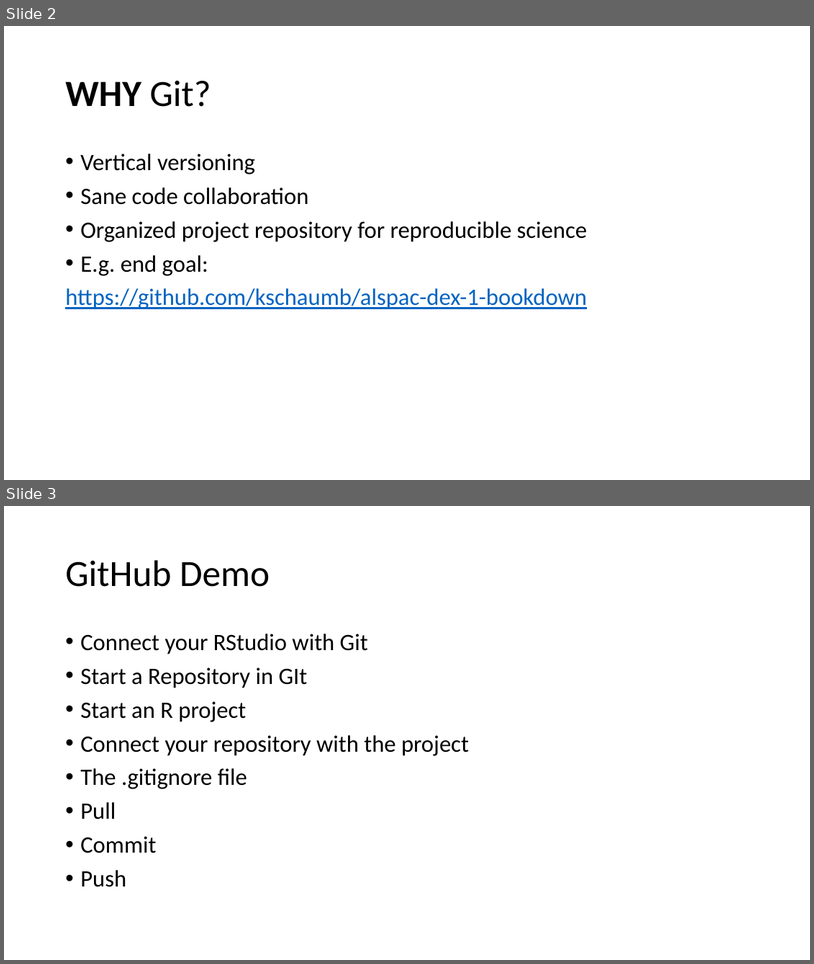
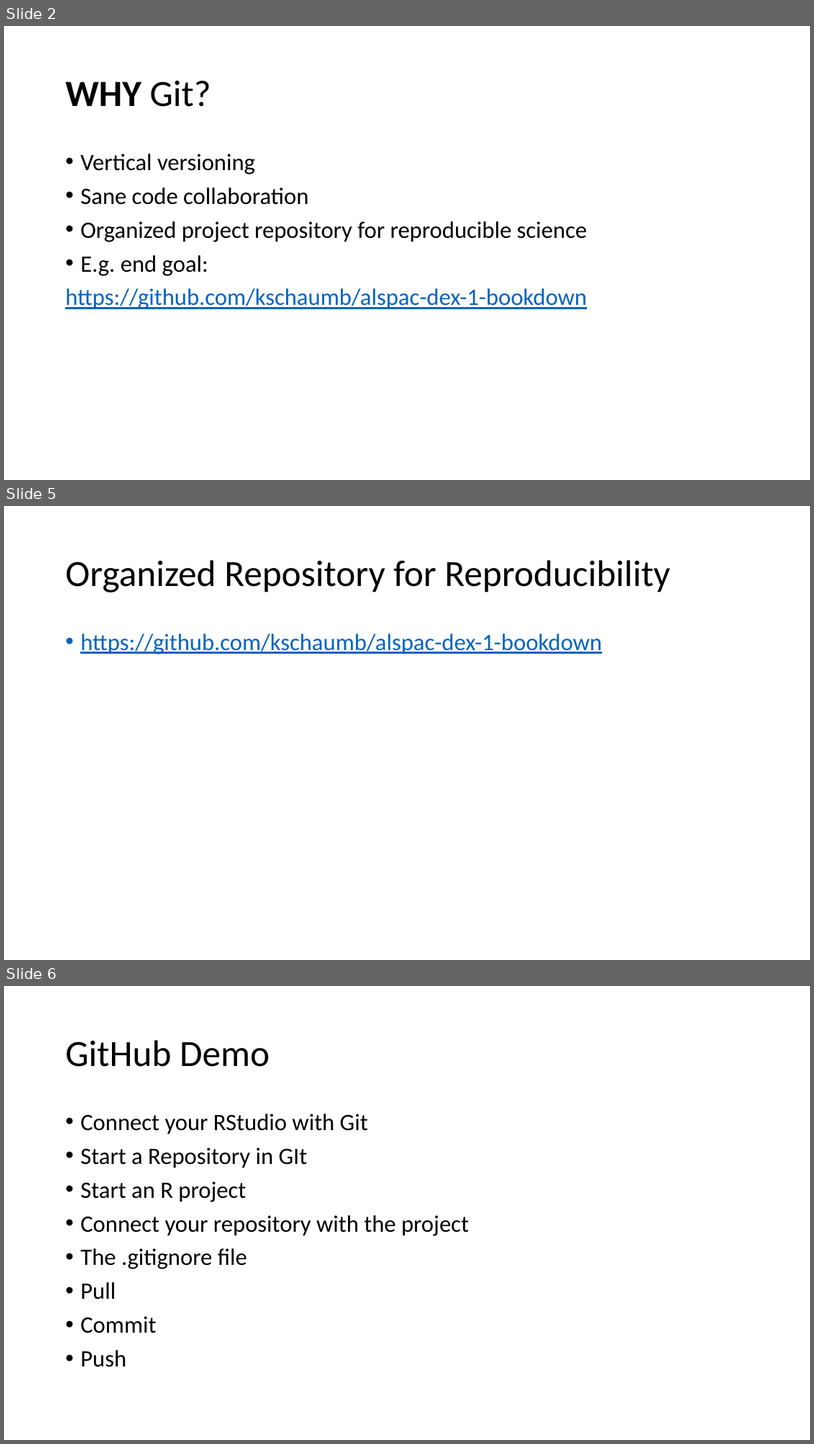
Before and after one commit to PHS650/lecture-materials, a slide deck: 2.1 - Git it Together.pptx. Shown one above the other, each under a label of ours: slides 2 and 3 before the commit, slides 2, 5 and 6 after it; the slides between them are not shown. The pictures are 814x964 and 814x1444 pixels, drawn with LibreOffice and Linux fonts; fonts in the diff are those of the drawing. Boxes give left, top, right and bottom in pixels: in the first picture for what was removed or moved away, otherwise in the second. Text is boxed around its words. In the diff, an @@ line names an element or a change of style, - is before the commit and + after.

```diff
--- a/2.1 - Git it Together.pptx
+++ b/2.1 - Git it Together.pptx
@@ slide 5 added at (4,506,810,960), background #FFFFFF @@
@@ title added at (65,560,670,592), 44 pt, text #000000 @@
+Organized Repository for Reproducibility
@@ text added at (80,633,602,654), 28 pt, text #0563C1, underline @@
+• https://github.com/kschaumb/alspac-dex-1-bookdown
@@ what was slide 3 is now slide 6 @@
```
Also in this commit, not shown: 2 other slides added, 21 other files.
